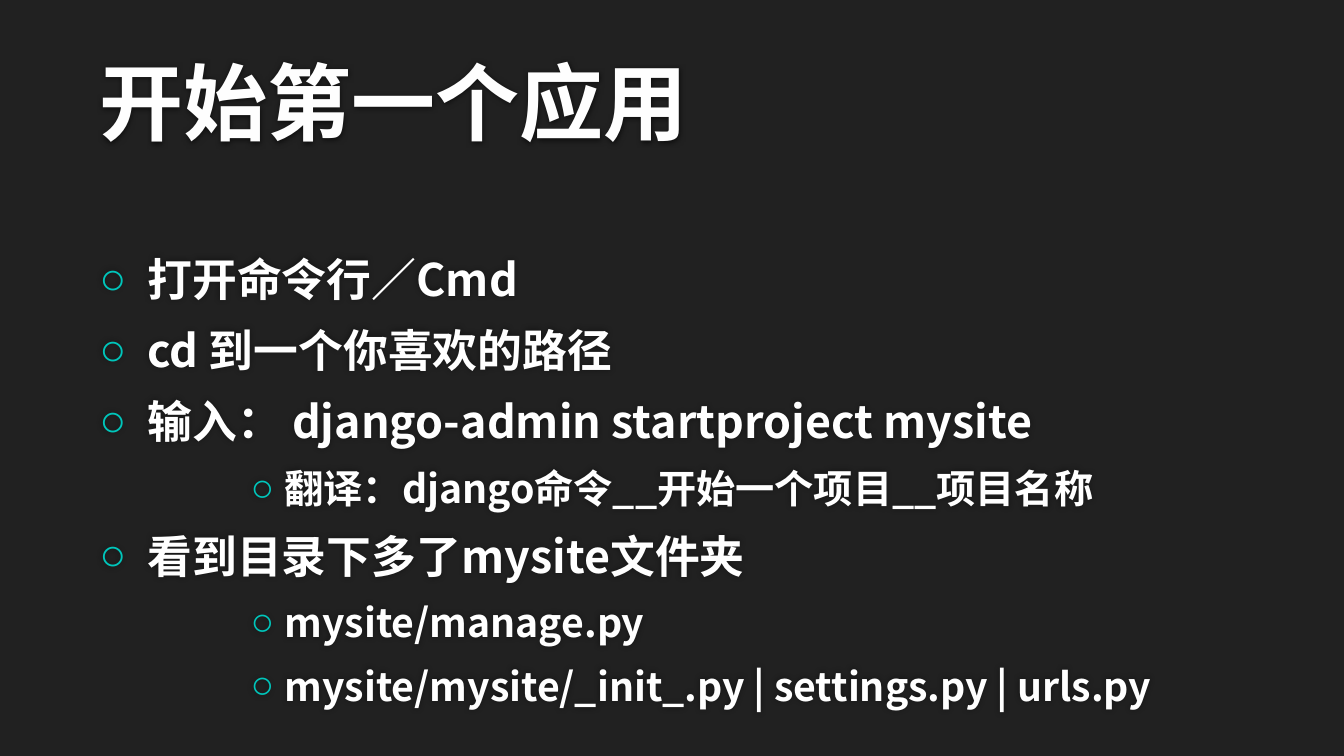
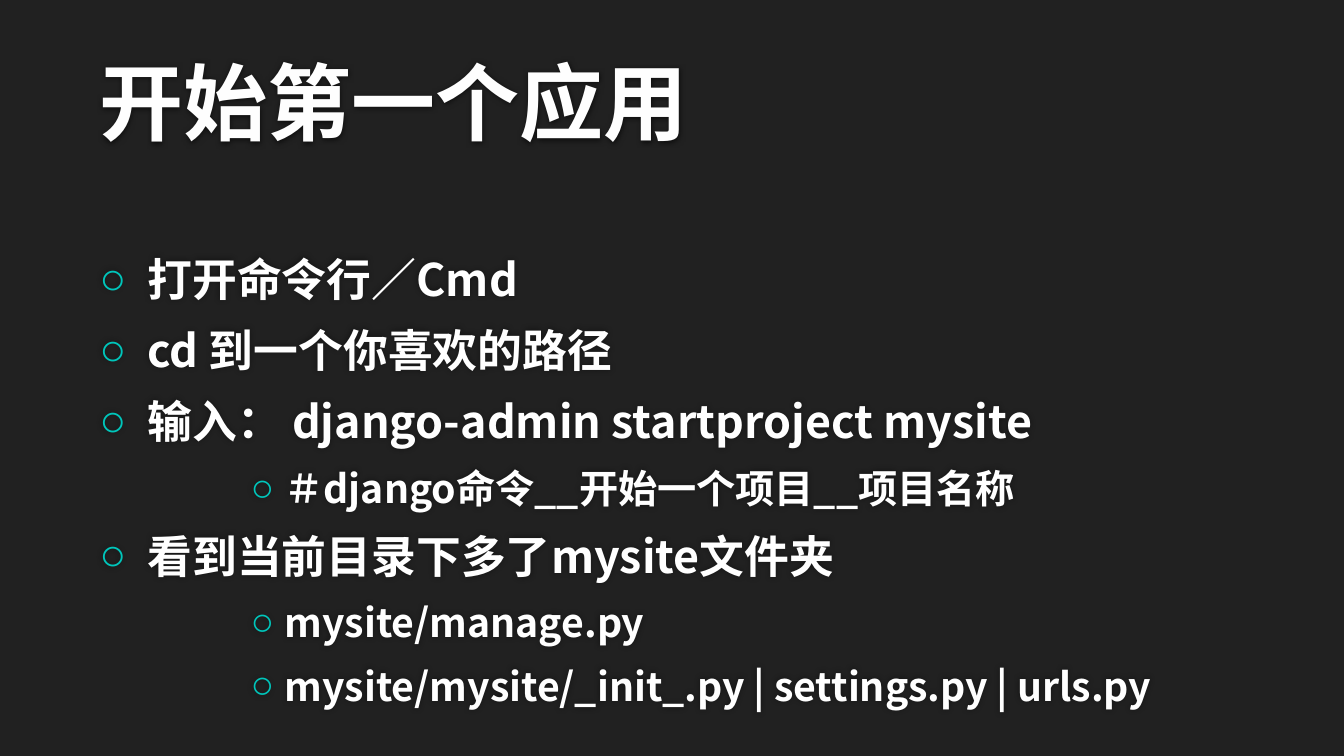
Before and after one commit to lzhbrian/Django-Lecture, a slide deck: slide 9 of 第一讲.pptx. Drawn at 1344x756 pixels with LibreOffice and Linux fonts; fonts in the diff are those of the drawing; background and template pictures are left out. Boxes give left, top, right and bottom in pixels: in the first picture for what was removed or moved away, otherwise in the second. Text is boxed around its words. In the diff, an @@ line names an element or a change of style, - is before the commit and + after.

Commit message:
finished ppt of 1

```diff
--- a/第一讲.pptx
+++ b/第一讲.pptx
@@ text at (x1=147, y1=469, x2=1015, y2=583): text changed @@
-      ○ 翻译：django命令__开始一个项目__项目名称
-○ 看到目录下多了mysite文件夹
+      ○ ＃django命令__开始一个项目__项目名称
+○ 看到当前目录下多了mysite文件夹
```
Also in this commit, not shown: 2 other slides changed, 9 slides added.
